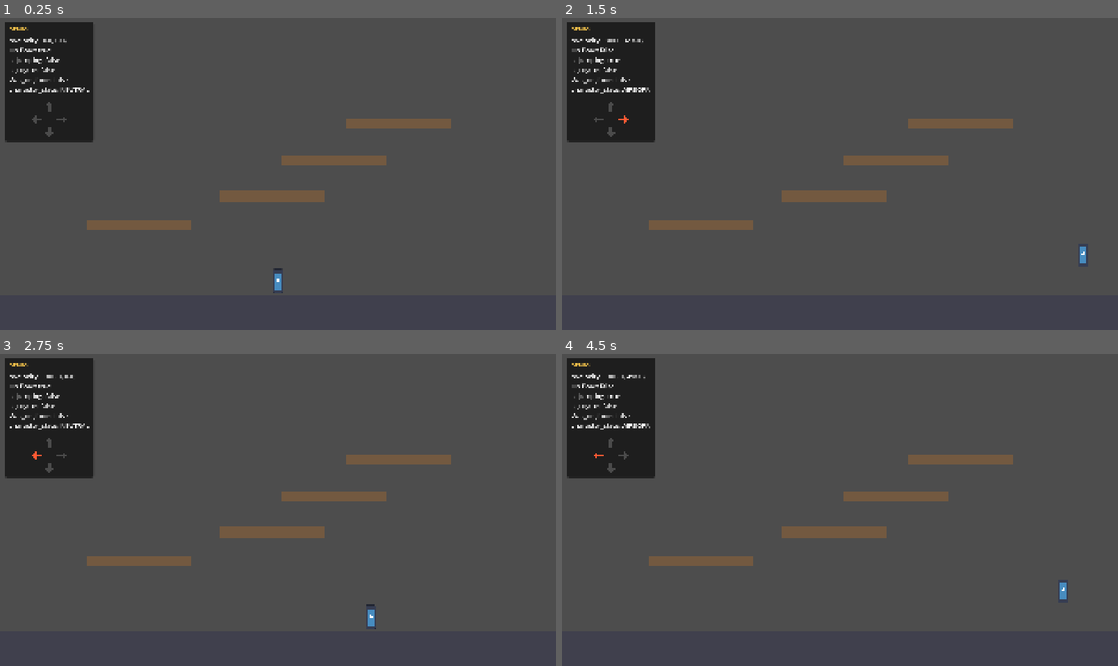
Above: before the commit, frames 1-4 (two rows, left to right).
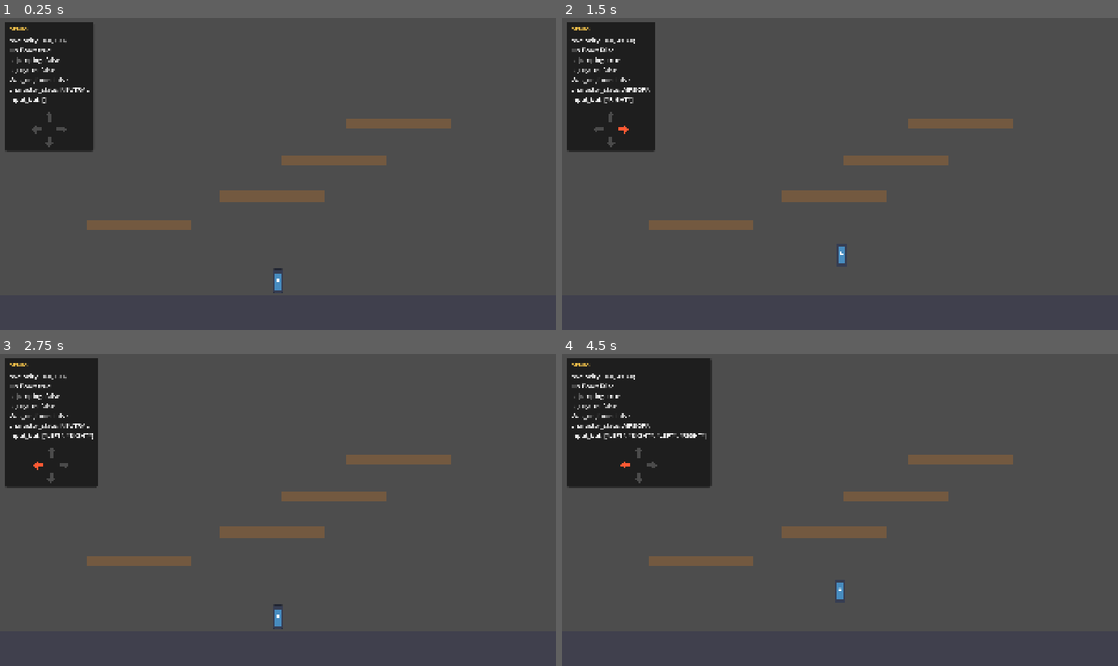
Above: after the commit, the same moments.

Repository: yunis974/The-Boys-Fighting-Game
Game: Godot game, scene res://scenes/main.tscn
Two runs of this game, one before a commit and one after it. Both use one fixed random seed, a clock stepped at 60 frames per second and the inputs below. The engine's default icon, where the game draws it, is replaced by a stand-in: a white triangle on a blue panel in a dark square.
Inputs:
- Up to frame 1 (0.25 s): no input
- Up to frame 2 (1.5 s): tap Enter at 0.5 s; hold D (right) from 0.53 s (still down); tap Space (jump) at 0.6, 0.77, 1.07, 1.35 s
- Up to frame 3 (2.75 s): tap Space (jump) at 1.52, 1.82, 2.1 s; release D (right) at 2.03 s; hold A (left) from 2.03 s (still down)
- Up to frame 4 (4.5 s): release A (left) at 2.78 s; hold D (right) 2.78-4.28 s; tap Space (jump) at 2.85, 3.02, 3.32, 3.6, 3.77, 4.07, 4.35 s; hold A (left) from 4.28 s (still down)

The runs differ from the first frame. In frame 1, 0.7% of the frame differs, in the area x 0-17%, y 25-43%; in frame 2, 0.9%; in frame 3, 1.3%; in frame 4, 5.2%, in the area x 0-91%, y 1-79%.

Commit message:
fonctionne pas deplacement bruh

Diff:
--- a/scripts/debug_menu.gd
+++ b/scripts/debug_menu.gd
@@ -13,13 +13,14 @@
 
 func _process(_delta: float) -> void:
 	var dir = player.input_dir
-	info.text = "nVelocity: %s\nOn floor: %s\nis_jumping: %s\nis_coyote: %s\nWas_on_floor: %s\ncharacter_state: %s" % [
+	info.text = "nVelocity: %s\nOn floor: %s\nis_jumping: %s\nis_coyote: %s\nWas_on_floor: %s\ncharacter_state: %s\ninput_buf: %s" % [
 		player.velocity.round(),
 		player.on_floor,
 		player.is_jumping,
 		player.is_in_coyote,
 		player.was_on_floor,
 		player.CharacterState.find_key(player.character_state),
+		player.input_buf.map(func(i): return player.CharacterInput.find_key(i))
 	]
 	up.active = dir.up
 	down.active = dir.down
--- a/scripts/player.gd
+++ b/scripts/player.gd
@@ -10,7 +10,7 @@
 	var axis := Vector2.ZERO   # x: -1 left / +1 right, y: -1 down / +1 up
 
 enum CharacterState {BLOCKING, ACTIVE, RECOVERING, AIRBORN, NEUTRAL}
-
+enum CharacterInput {UP, DOWN, LEFT, RIGHT}
 @export var data: CharacterData
 
 @onready var coyote_tim = $Coyote_timer
@@ -29,6 +29,12 @@
 var character_state := CharacterState.NEUTRAL
 var character_frames : int = 0
 var is_falling: bool = false
+var is_dashing : bool = false
+
+var input_buf : Array[CharacterInput]
+var input_max_size : int = 4
+
+
 
 func _ready() -> void:
 	pass
@@ -60,6 +66,12 @@
 	move_and_slide()
 
 # --- Input ---
+
+func add_input_buf(state: CharacterInput):
+	input_buf.push_front(state)
+	if input_buf.size() > input_max_size:
+		input_buf.pop_back()
+
 
 func _update_input_direction() -> void:
 	input_dir.up = false
@@ -94,8 +106,12 @@
 
 
 func move() -> void:
-	var direction := get_input_direction()
-	if direction != 0.0:
+	var direction : int
+	if Input.is_action_just_pressed("left"):
+		direction = -1
+	if Input.is_action_just_pressed("right"):
+		direction = 1
+	if direction != 0:
 		sprite.flip_h = direction < 0
 		velocity.x = move_toward(velocity.x, direction * data.speed, data.acceleration)
 	else:
@@ -134,6 +150,21 @@
 func _on_coyote_timer_timeout() -> void:
 	is_in_coyote = false
 
+func _unhandled_input(event):
+	if event.is_action_pressed("up"):
+		add_input_buf(CharacterInput.UP)
+
+	if event.is_action_pressed("down"):
+		add_input_buf(CharacterInput.DOWN)
+
+	if event.is_action_pressed("left"):
+		add_input_buf(CharacterInput.LEFT)
+
+	if event.is_action_pressed("right"):
+		add_input_buf(CharacterInput.RIGHT)
+
+
+
 
 func check_on_ground():
 	if ground_cast.is_colliding() && velocity.y >= 0.0:
